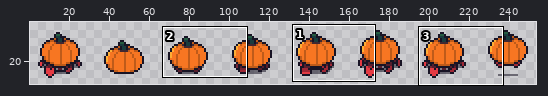
Sprite sheet, stored at assets/beasts/mimic.png. Above, an overview of the earlier version with the close-up marked.
Close-up. Before the edit:
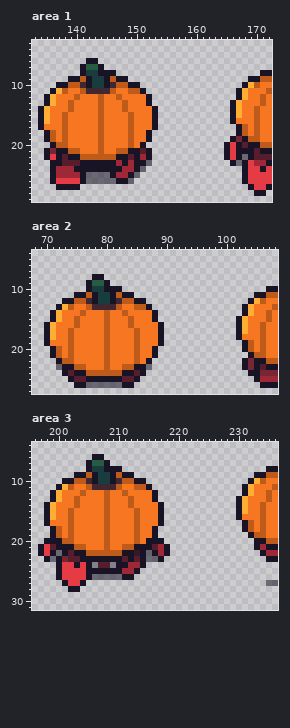
The file is 256x32 pixels. Colours within 5 levels of each other are drawn and written as one. Shown: area 1: x 133..172, y 3..29; area 2: x 68..108, y 4..27; area 3: x 196..236, y 4..31. The wide view leaves out empty margins. The commit also changed other parts of the picture, which this record leaves out.
After:
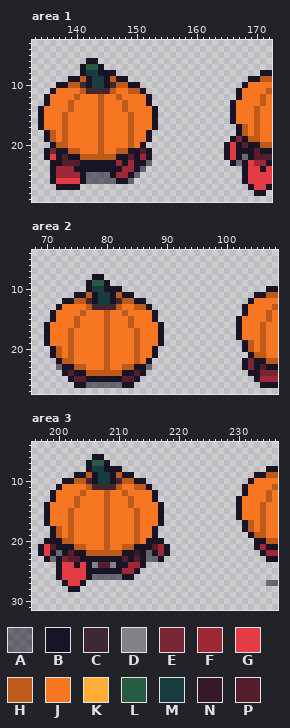
Palette (. is transparent): A #1814258a  B #181425  C #3f2832  D #83818a  E #762634  F #9e2835  G #e43b44  H #be5b1a  J #f77622  K #feae34  L #265c42  M #193c3e  N #351929  P #561e2d
Diff:
{"where": "area 1"}
{"y":10,"x":169,"old":"KH","new":"JJ"}
{"y":11,"x":137,"old":"KH","new":"JJ"}
{"y":11,"x":168,"old":"K","new":"J"}
{"y":12,"x":136,"old":"K","new":"J"}
{"y":12,"x":168,"old":"K","new":"J"}
{"y":13,"x":136,"old":"K","new":"J"}
{"y":13,"x":167,"old":"K","new":"J"}
{"y":14,"x":135,"old":"K","new":"J"}
{"y":14,"x":167,"old":"K","new":"J"}
{"y":15,"x":135,"old":"K","new":"J"}
{"y":15,"x":167,"old":"K","new":"J"}
{"y":16,"x":135,"old":"K","new":"J"}
{"where": "area 2"}
{"y":12,"x":105,"old":"KH","new":"JJ"}
{"y":13,"x":73,"old":"KH","new":"JJ"}
{"y":13,"x":104,"old":"K","new":"J"}
{"y":14,"x":72,"old":"K","new":"J"}
{"y":14,"x":104,"old":"K","new":"J"}
{"y":15,"x":72,"old":"K","new":"J"}
{"y":15,"x":103,"old":"K","new":"J"}
{"y":16,"x":71,"old":"K","new":"J"}
{"y":16,"x":103,"old":"K","new":"J"}
{"y":17,"x":71,"old":"K","new":"J"}
{"y":17,"x":103,"old":"K","new":"J"}
{"y":18,"x":71,"old":"K","new":"J"}
{"where": "area 3"}
{"y":10,"x":233,"old":"KH","new":"JJ"}
{"y":11,"x":201,"old":"KH","new":"JJ"}
{"y":11,"x":232,"old":"K","new":"J"}
{"y":12,"x":200,"old":"K","new":"J"}
{"y":12,"x":232,"old":"K","new":"J"}
{"y":13,"x":200,"old":"K","new":"J"}
{"y":13,"x":231,"old":"K","new":"J"}
{"y":14,"x":199,"old":"K","new":"J"}
{"y":14,"x":231,"old":"K","new":"J"}
{"y":15,"x":199,"old":"K","new":"J"}
{"y":15,"x":231,"old":"K","new":"J"}
{"y":16,"x":199,"old":"K","new":"J"}
{"label":"changed","picture_box":[236,82,260,118]}
{"label":"changed","picture_box":[44,88,68,124]}
{"label":"changed","picture_box":[242,298,266,334]}
{"label":"changed","picture_box":[50,304,74,340]}
{"label":"changed","picture_box":[242,478,266,514]}
{"label":"changed","picture_box":[50,484,74,520]}
